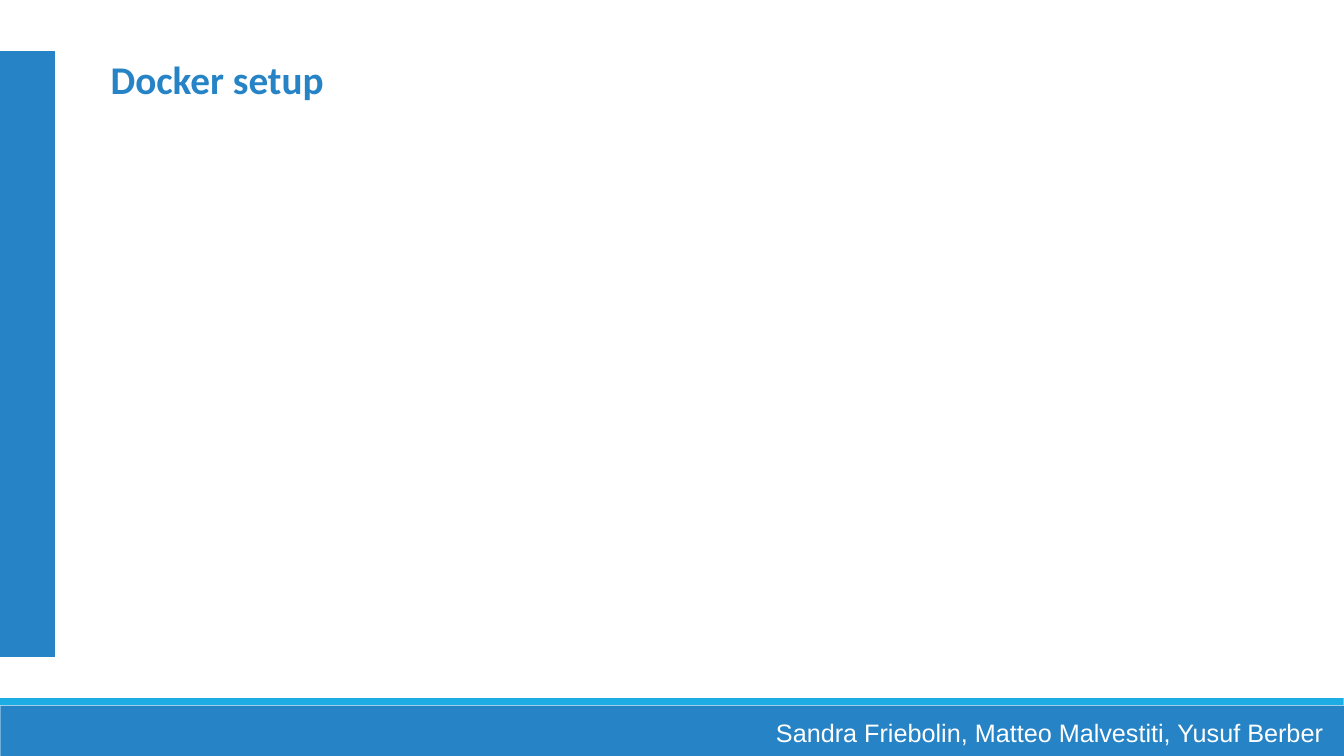
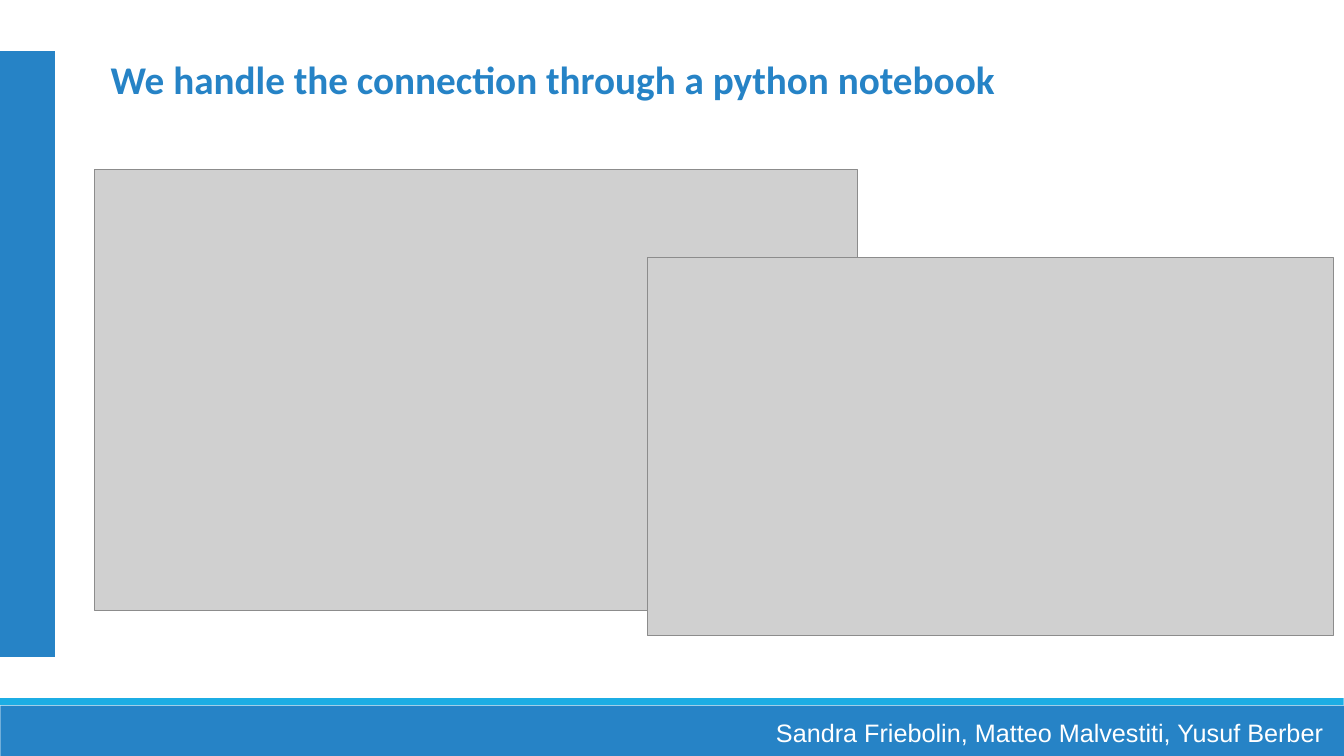
Before and after one commit to Matteo-Malve/RAGMedAssist-INLPT-WS2023, a slide deck: slide 6 of project/docs/Milestone-meeting_slides.pptx. Drawn at 1344x756 pixels with LibreOffice and Linux fonts; fonts in the diff are those of the drawing; grey boxes stand for pictures. Boxes give left, top, right and bottom in pixels: in the first picture for what was removed or moved away, otherwise in the second. Text is boxed around its words. In the diff, an @@ line names an element or a change of style, - is before the commit and + after.

```diff
--- a/project/docs/Milestone-meeting_slides.pptx
+++ b/project/docs/Milestone-meeting_slides.pptx
@@ text at (111, 66, 995, 101): text changed @@
-Docker setup
+We handle the connection through a python notebook
@@ picture added at (95, 169, 858, 610) @@
@@ picture added at (647, 258, 1333, 636) @@
```
Also in this commit, not shown: 2 other slides changed, 3 slides added, 1 slide removed.
